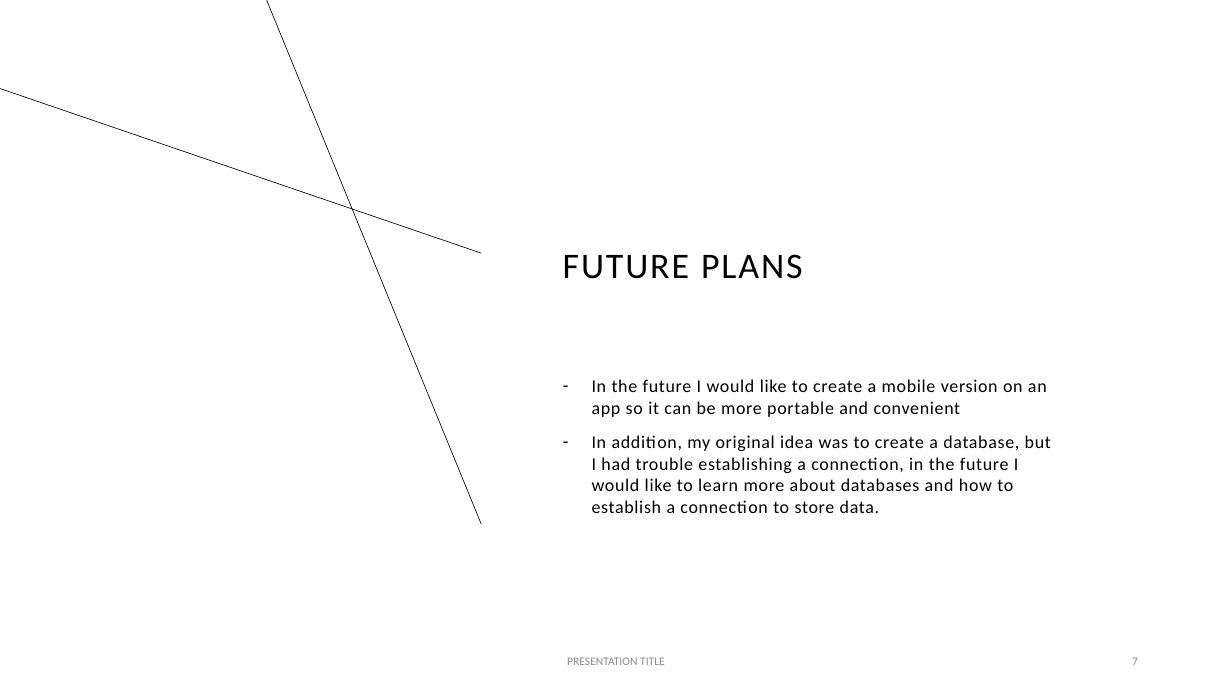
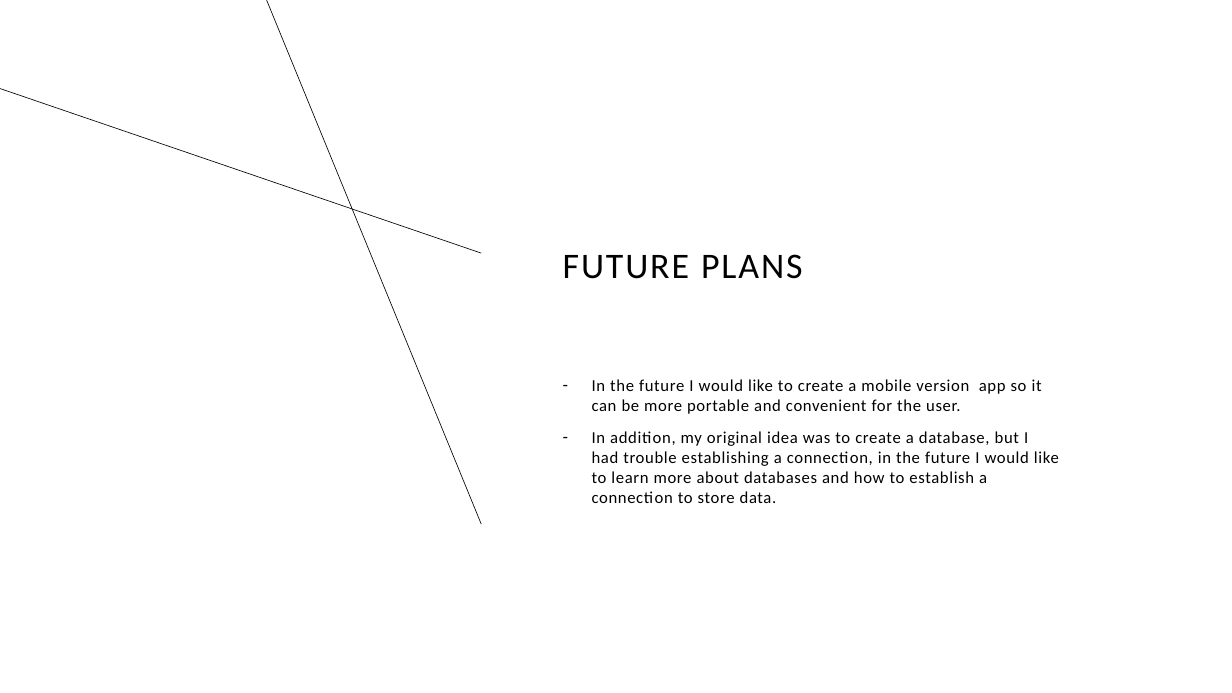
Before and after one commit to mmarenah/Quiz-Me, a slide deck: slide 7 of Presentation3.pptx. Drawn at 1232x693 pixels with LibreOffice and Linux fonts; fonts in the diff are those of the drawing. Boxes give left, top, right and bottom in pixels: in the first picture for what was removed or moved away, otherwise in the second. Text is boxed around its words. In the diff, an @@ line names an element or a change of style, - is before the commit and + after.

```diff
--- a/Presentation3.pptx
+++ b/Presentation3.pptx
@@ text at bbox=[592, 379, 1042, 414]: text changed; size 14 to 12.9 pt @@
-– In the future I would like to create a mobile version on an app so it can be more portable and convenient
+– In the future I would like to create a mobile version app so it can be more portable and convenient for the user.
@@ text at bbox=[592, 431, 1059, 503]: size 14 to 12.9 pt in "In addition, my original idea was to ..." @@
@@ text removed at bbox=[567, 657, 665, 665] @@
-PRESENTATION TITLE
@@ page number removed at bbox=[1132, 657, 1138, 665] @@
-7
```
Also in this commit, not shown: 6 other slides changed.
